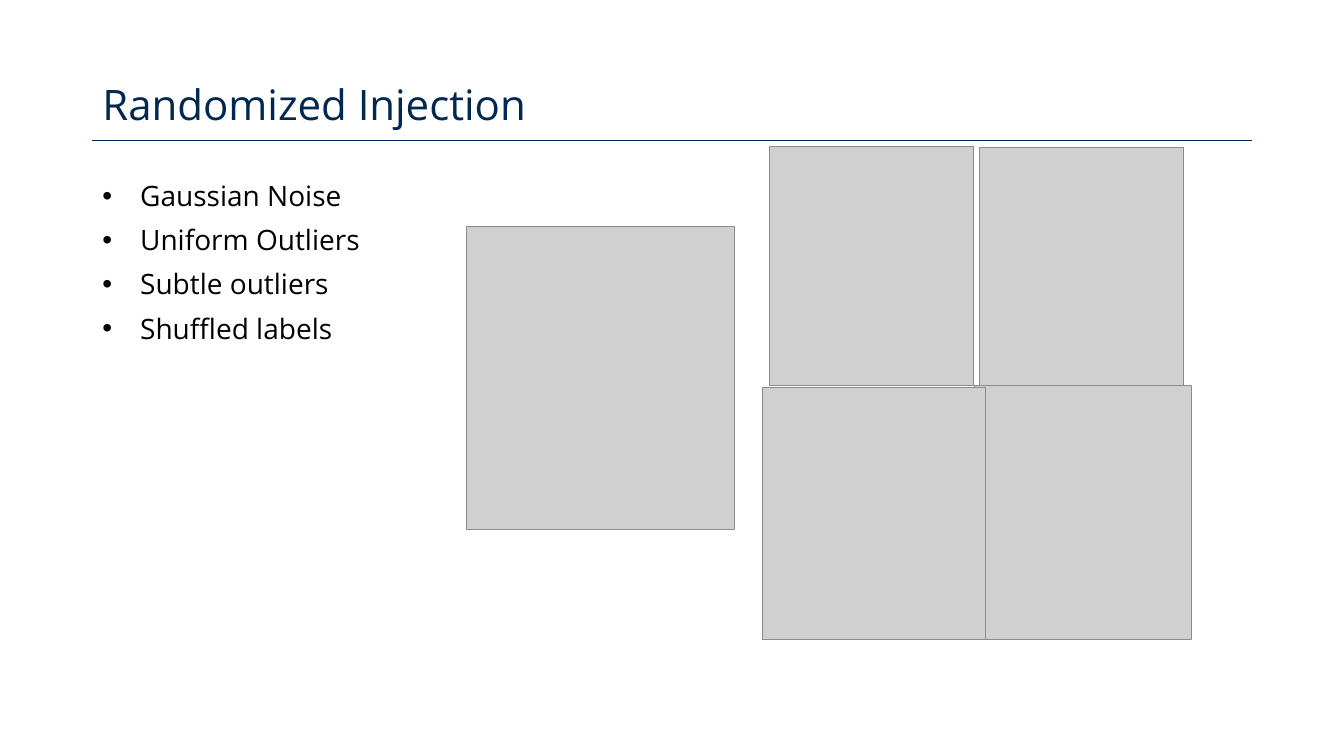
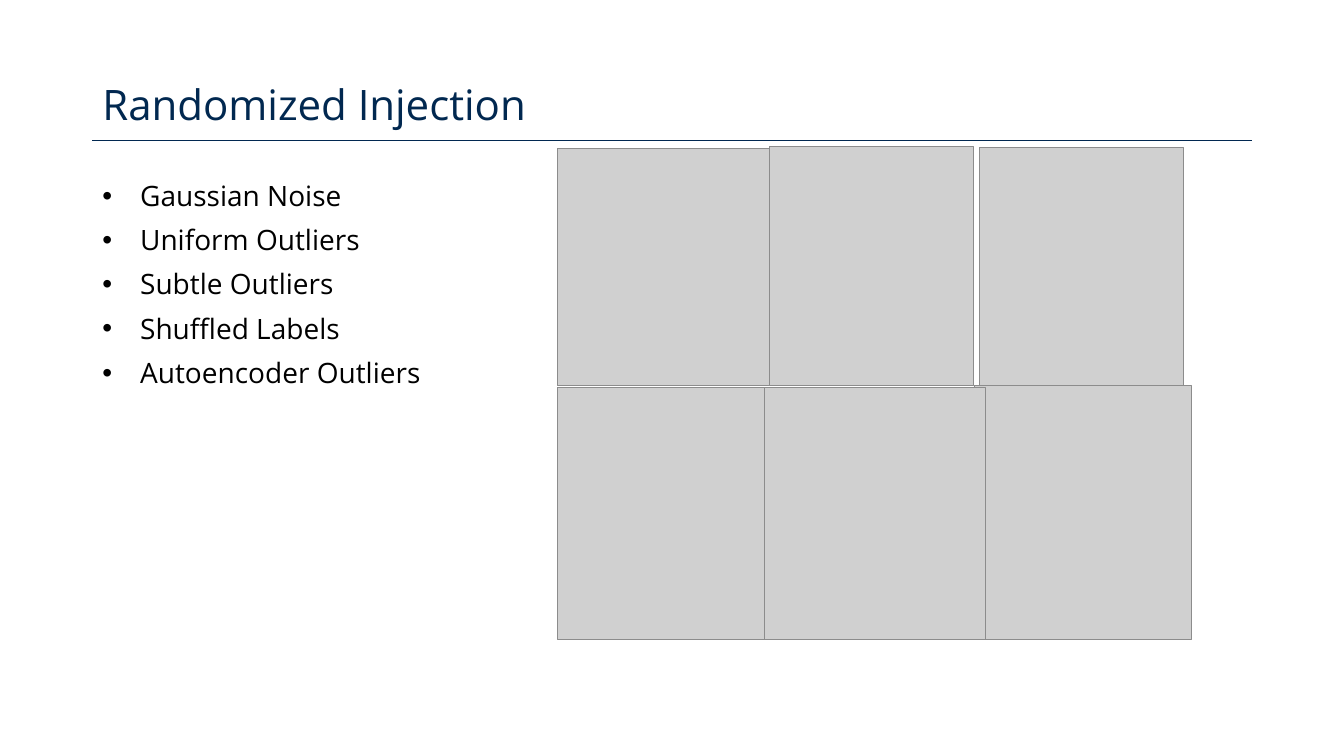
Before and after one commit to Poison-Cluster/poison-cluster, a slide deck: slide 5 of poison_cluster_defense.pptx. Drawn at 1344x756 pixels with LibreOffice and Linux fonts; fonts in the diff are those of the drawing; grey boxes stand for pictures; background and template pictures are left out. Boxes give left, top, right and bottom in pixels: in the first picture for what was removed or moved away, otherwise in the second. Text is boxed around its words. In the diff, an @@ line names an element or a change of style, - is before the commit and + after.

Commit message:
chg: added autoencoder based outlier injection into presentation

```diff
--- a/poison_cluster_defense.pptx
+++ b/poison_cluster_defense.pptx
@@ picture resized from (x1=467, y1=227, x2=735, y2=529) to (x1=558, y1=148, x2=769, y2=385) @@
@@ text at (x1=140, y1=272, x2=421, y2=384): text changed @@
-• Subtle outliers
-• Shuffled labels
+• Subtle Outliers
+• Shuffled Labels
+• Autoencoder Outliers
@@ picture added at (x1=558, y1=387, x2=764, y2=639) @@
```
Also in this commit, not shown: 1 other slide changed.
